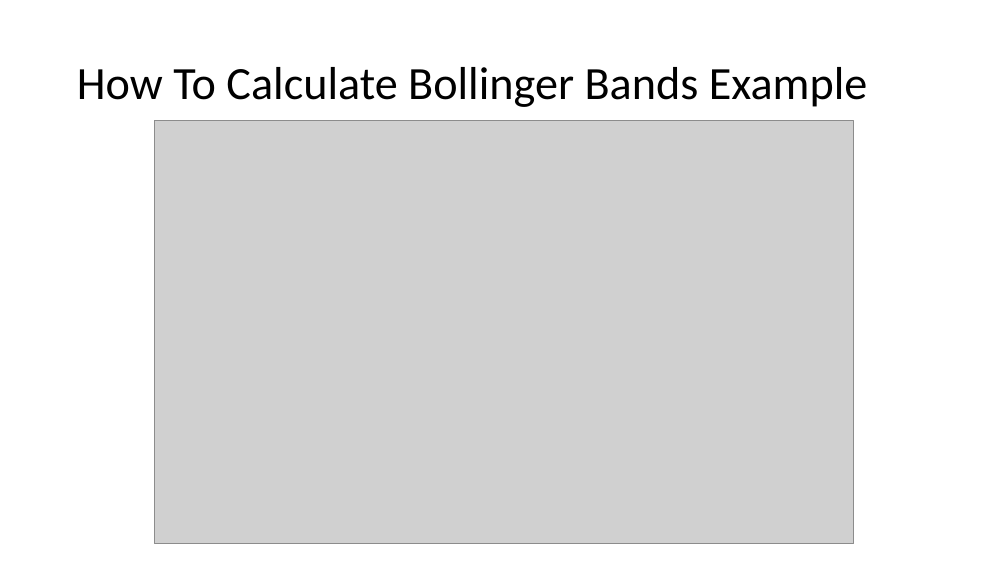
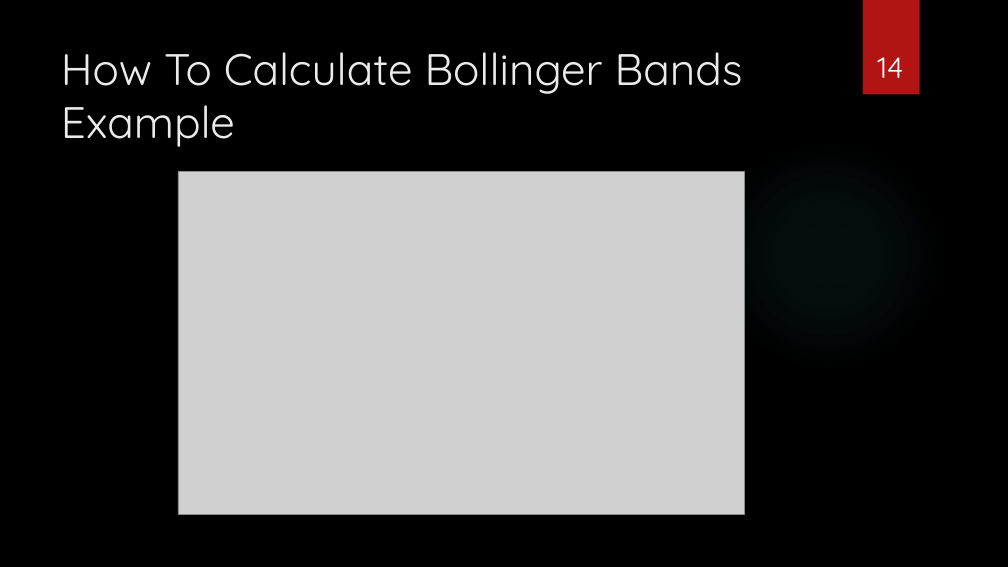
Before and after one commit to ShivakumarRavi/TradingAlgorithms, a slide deck: slide 14 of Python Assignment.pptx. Drawn at 1008x567 pixels with LibreOffice and Linux fonts; fonts in the diff are those of the drawing; grey boxes stand for pictures; background and template pictures are left out. Boxes give left, top, right and bottom in pixels: in the first picture for what was removed or moved away, otherwise in the second. Text is boxed around its words. In the diff, an @@ line names an element or a change of style, - is before the commit and + after.

```diff
--- a/Python Assignment.pptx
+++ b/Python Assignment.pptx
@@ background #FFFFFF to picture (left out) @@
@@ rectangle added at bbox=[863, 0, 920, 95], fill #B01513 @@
@@ title "How To Calculate Bollinger Bands ...": place and size @@
-title "How To Calculate Bollinger Bands ..." at bbox=[77, 67, 868, 107]
+title "How To Calculate Bollinger Bands ..." at bbox=[61, 52, 743, 147]
@@ title "How To Calculate Bollinger Bands ..." at bbox=[61, 52, 743, 147]: size 44 to 42 pt, font Calibri to Quicksand, text colour #000000 to #EBEBEB; line spacing 0.9 to 1; vertical alignment middle to top @@
@@ page number added at bbox=[877, 57, 903, 78], 28 pt, text #FFFFFF @@
+14
@@ ellipse added at bbox=[712, 138, 944, 371], fill gradient #50B9C1 @@
@@ picture: place and size @@
-picture at bbox=[154, 121, 854, 544]
+picture at bbox=[178, 172, 744, 514]
```
Also in this commit, not shown: 15 other slides changed, 1 other file.
